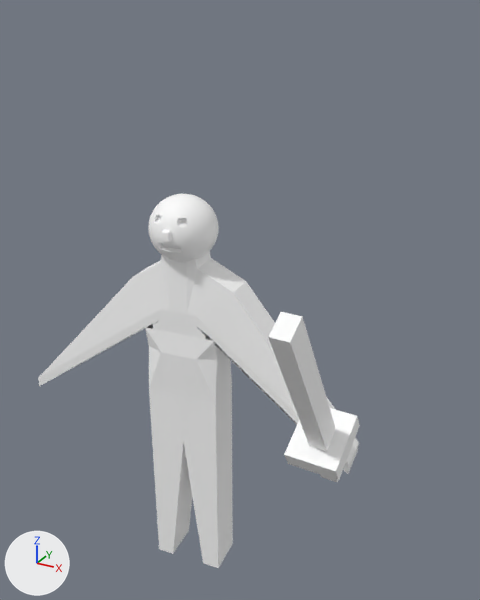
Before and after pictures for a commit that changed the FBX model Resources/strongAttack/strongAttack.fbx.
One viewpoint serves both versions: a 50 mm lens placed at (2.51, -3.65, 4.26), pointed at (0.41, 0.18, 2.35). Lighting does not change. The marker at lower left points along +X, +Y and +Z.

The first picture shows '立方体.001'.
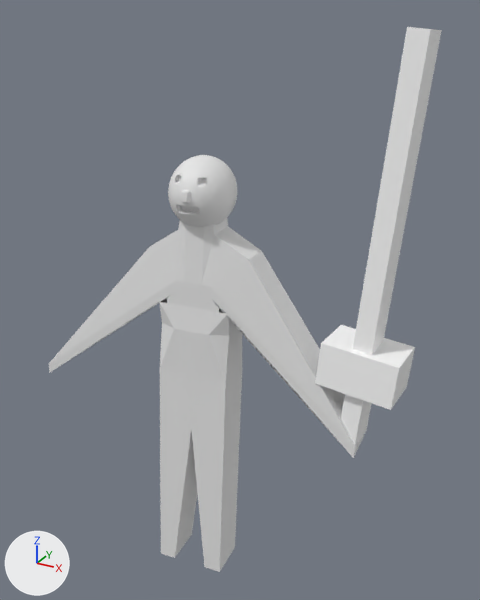
Boxes (x1, y1, x2, y2) around the edits, measured in the pictures (480 x 600 px; the box of a moved part takes in the faces that stretch with it):
'立方体.001', reshaped, moved, turned, rescaled: before (38, 194, 360, 568); after (49, 27, 442, 572)
part 1 of me_立方体_001mesh_002, moved or reshaped: before (148, 194, 219, 262); after (168, 155, 237, 227)
part 2 of me_立方体_001mesh_002, moved or reshaped: before (38, 251, 359, 568); after (49, 218, 364, 572)
part 3 of me_立方体_001mesh_002, deleted: before (284, 408, 360, 481)
part 4 of me_立方体_001mesh_002, deleted: before (268, 312, 338, 482)
part 5 of me_立方体_001mesh_002, added: after (315, 27, 442, 444)

The change in detail:
Material 'None' (mat_none) is new.
Its texture is img_player_png (with its transparency).
Its roughness is 0.293.
Material 'Material.001' (mat_material_001) is new.
Its base color is (0.8, 0.8, 0.8) (white #e7e7e7).
me_立方体_001mesh_002 is used by ob_立方体_001; location (0.0, 0.0, 0.0); rotation (1.571, 0.0, 0.0), in degrees (90, 0, 0); scale (1.05, 1.05, 1.05).
me_立方体_001mesh_002 had 8094 vertices, 16172 faces and spanned x -1.25..1.33, y -0.01..2.97, z -0.3..0.86.
me_立方体_001mesh_002 no longer uses material mat_マテリアル_002.
me_立方体_001mesh_002 now has 8094 vertices, 16160 faces and spans x -1.44..1.45, y -0.02..3.46, z -0.89..1.31.
me_立方体_001mesh_002 part 1: the loose piece of 7938 vertices spanning x -0.18..0.28, y 2.52..2.97, z -0.26..0.23 is turned 32.2 degrees about the x axis through its middle and scaled by 1.04, then moved by (-0.14, -0.27, 0.82), in mat_material_001 (white #e7e7e7).
me_立方体_001mesh_002 part 2: the loose piece of 140 vertices spanning x -1.25..1.29, y -0.01..2.85, z -0.3..0.23 is turned 32.2 degrees about the x axis through its middle and scaled by 1.04, then moved by (-0.14, -0.1, 0.09), in mat_material_001 (white #e7e7e7).
me_立方体_001mesh_002 part 3: the loose piece of 8 vertices spanning x 0.99..1.33, y 1.39..1.71, z -0.06..0.34 is deleted.
me_立方体_001mesh_002 part 4: the loose piece of 8 vertices spanning x 1.12..1.23, y 1.15..2.68, z -0.13..0.86 is deleted.
Part 5, on me_立方体_001mesh_002:
16 vertices are added at x 0.87..1.45, y 1.2..3.46, z -0.23..1.31.
12 new faces join them, mat_none (picture img_player_png).
me_立方体_001mesh_002 now uses material mat_none (picture img_player_png).
me_立方体_001mesh_002 now uses material mat_material_001 (white #e7e7e7).
Object '立方体.001' (ob_立方体_001) moves from (0.0, 0.0, 0.0) to (0.141, -0.622, 0.327).
Object '立方体.001' (ob_立方体_001) turns from (90, 0, 0) to (54, 0, 0) degrees about x, y and z.
Object '立方体.001' (ob_立方体_001) is rescaled from (1.05, 1.05, 1.05) to (1.0, 1.11, 1.08).
